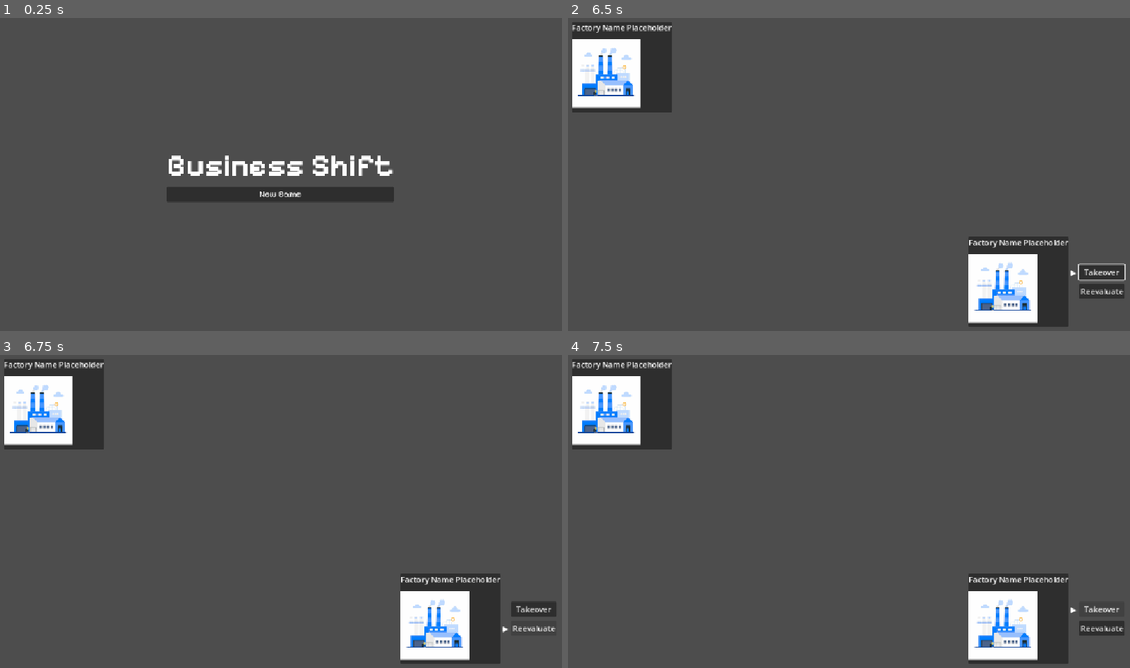
Above: before the commit, frames 1-4 (two rows, left to right).
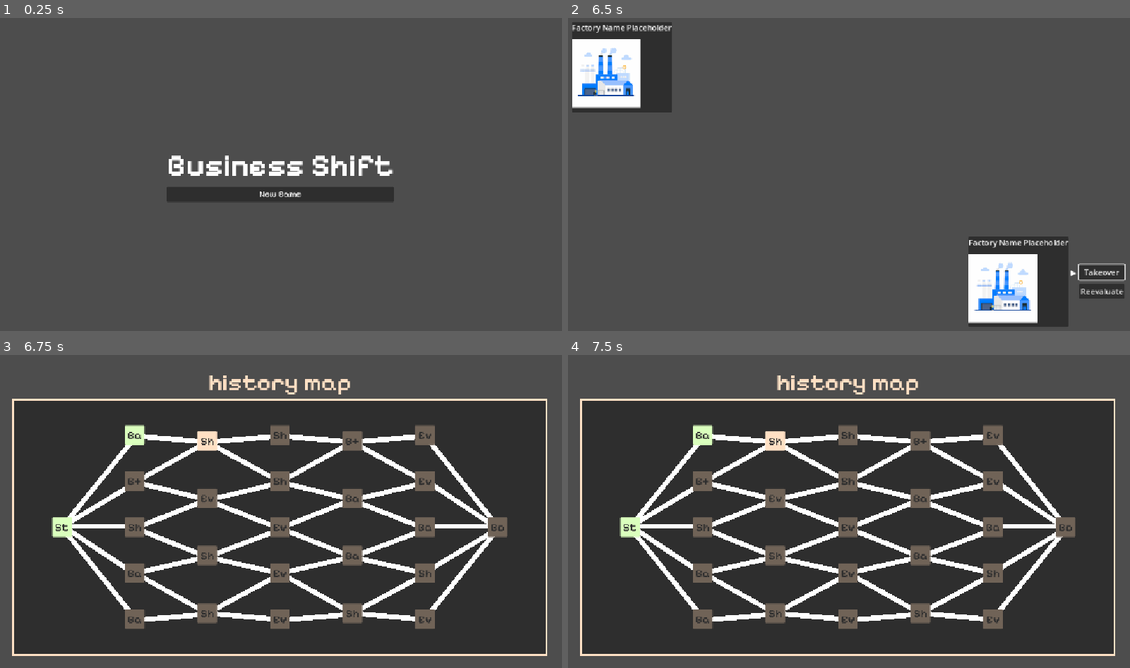
Above: after the commit, the same moments.

Repository: Joao1905/business-shift
Game: Godot game, scene res://systems/main/scenes/main.tscn
Same seed, same stepped clock (60 frames per second), same inputs: the game is played once before the commit and once after it.
Inputs (mouse positions are in pixels of both pictures, inside the frame that each line leads up to):
- Up to frame 1 (0.25 s): no input
- Up to frame 2 (6.5 s): click "New Game" at 0.5 s; click (849, 171) at 1.27 s; type "Alex" at 1.35 s; click "New Game" at 2 s; tap Enter at 2.75 s; move the mouse to (629, 190) at 2.77 s; click (629, 190) at 2.92 s; tap Space at 3.5 s; move the mouse to (702, 99) at 3.52 s; click (702, 99) at 3.67 s; click "Takeover" at 4.25 s; click "Shift" at 5 s; click "Labor" at 5.75 s
- Up to frame 3 (6.75 s): click "Reevaluate" at 6.5 s
- Up to frame 4 (7.5 s): click (1101, 608) at 7.25 s, where only the run before the commit has a clickable "Takeover"

Frames 1-2 are identical in both runs. In frame 3, 78% of the frame differs, in the area x 0-99%, y 1-99%; in frame 4, 78%.

Commit message:
Implements reevaluate

Diff:
--- a/systems/battle/scenes/battle.tscn
+++ b/systems/battle/scenes/battle.tscn
@@ -62,6 +62,7 @@
 theme = SubResource("Theme_3wv5h")
 
 [node name="TakeoverOption" parent="Player Margin/Player Block/BattleMenu/PlayerBattleMenu" unique_id=1094989470 instance=ExtResource("4_ge78g")]
+unique_name_in_owner = true
 layout_mode = 2
 text = "Takeover"
 color = Color(1, 1, 1, 1)
@@ -73,6 +74,7 @@
 color = Color(1, 1, 1, 1)
 
 [node name="ReevaluateOption" parent="Player Margin/Player Block/BattleMenu/PlayerBattleMenu" unique_id=1668555479 instance=ExtResource("4_ge78g")]
+unique_name_in_owner = true
 layout_mode = 2
 text = "Reevaluate"
 color = Color(1, 1, 1, 1)
--- a/systems/battle/scripts/BattleMenu.gd
+++ b/systems/battle/scripts/BattleMenu.gd
@@ -1,10 +1,19 @@
 extends Control
 
+@onready var main_controller: MainController = $"/root/Main" as MainController
 @onready var player_battle_menu: UiMenu = %PlayerBattleMenu
+
+@onready var takeover_option: UiMenuOption = %TakeoverOption
 @onready var shift_option: UiMenuOption = %ShiftOption
+@onready var reevaluate_option: UiMenuOption = %ReevaluateOption
 
 # Called when the node enters the scene tree for the first time.
 func _ready() -> void:
+	# Reevaluate Handling
+	takeover_option.menu_option_selected.connect(_on_takeover_option)
+	reevaluate_option.menu_option_selected.connect(_on_reevaluate_option)
+
+	# Shift Handling
 	for data in FactoryStatsRegistry.entries:
 		var opt := UiMenuOption.create(data.label, data.color)
 		shift_option.add_child(opt)
@@ -14,3 +23,16 @@
 	GameData.factory.factory_model = data.type
 	shift_option.set_disabled(true)
 	player_battle_menu.reset()
+
+func _on_takeover_option() -> void:
+	pass
+
+func _on_reevaluate_option() -> void:
+	# Get highest stat, and multiply that in the original reference by 0.8
+	var stats: Dictionary = GameData.factory.factory_stats.stats
+	var max_value: int = stats.values().max()
+	var highest_key = stats.find_key(max_value)
+	stats[highest_key] = roundi(max_value * 0.8)
+
+	# Return to map
+	main_controller.load_screen(main_controller.SCREENS.MAP)
